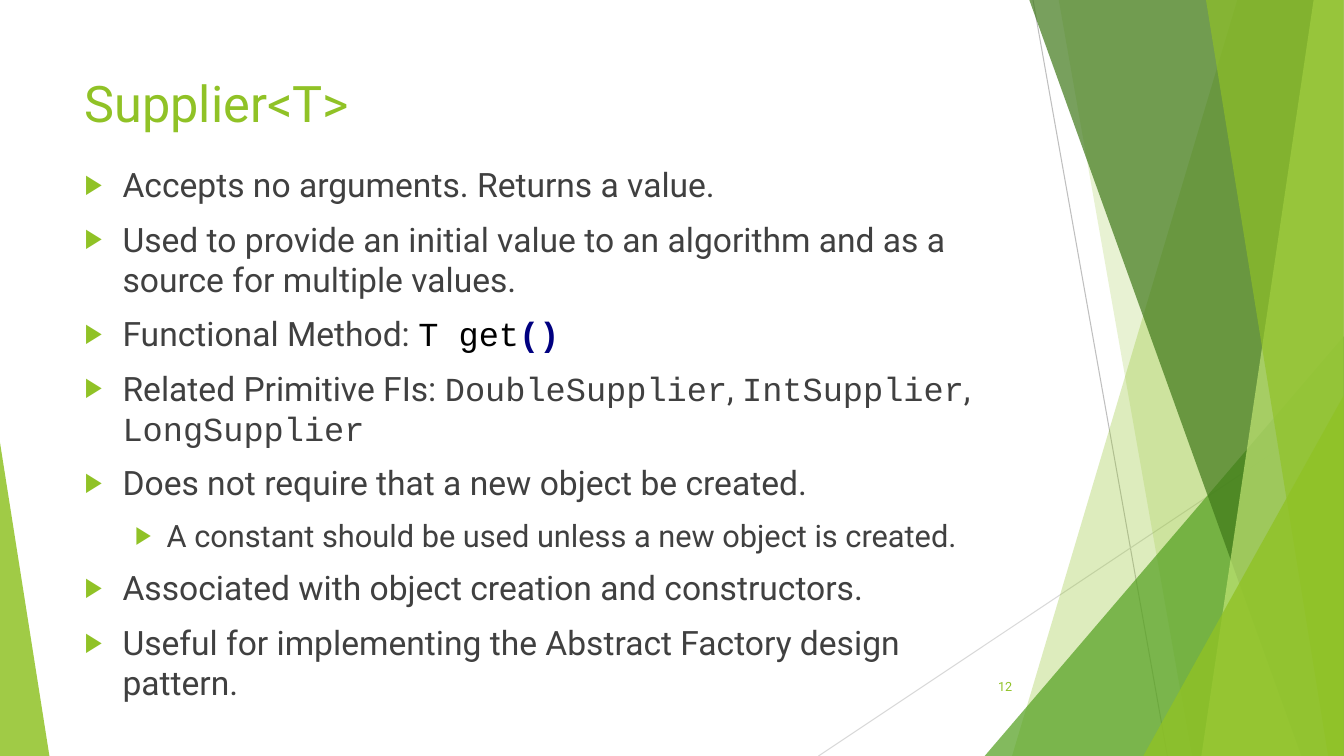
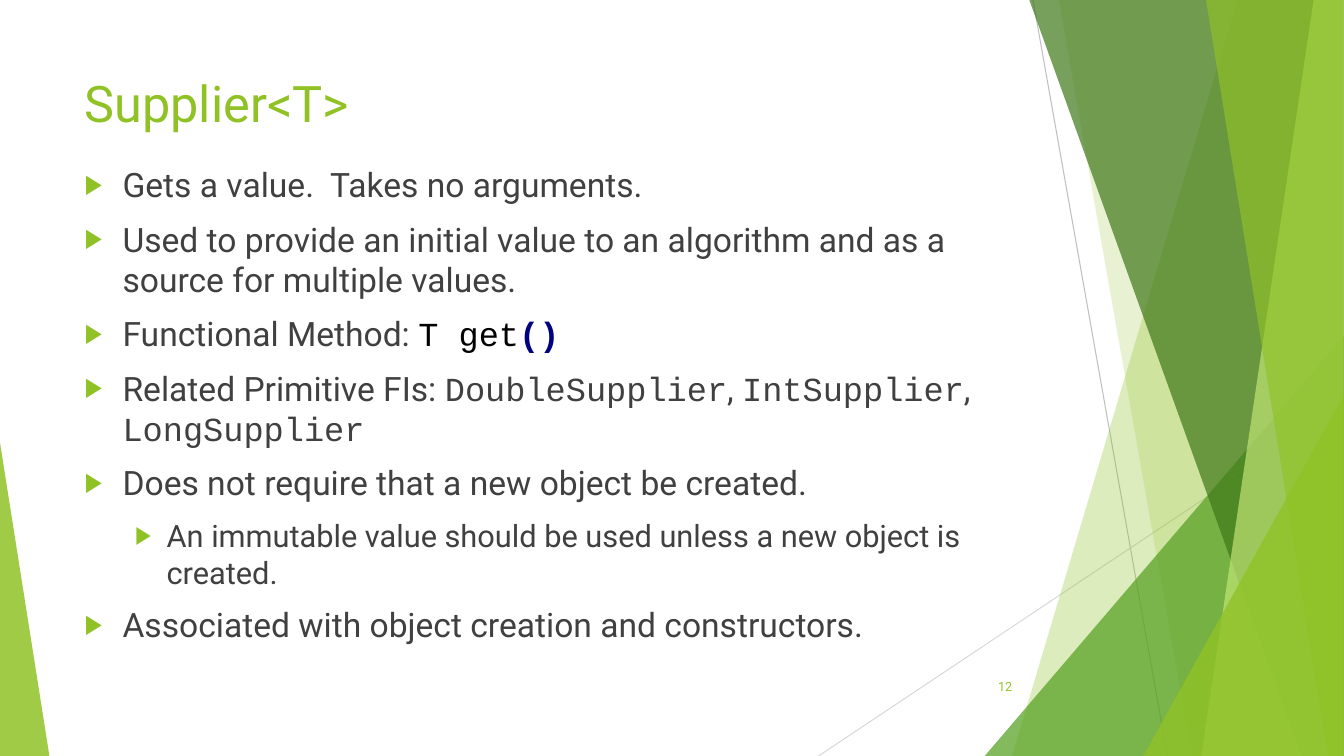
Before and after one commit to RichardRoda/2017-CodePaLOUsa-Lambda, a slide deck: slide 12 of Learning to Love the Lambda in the Stream.pptx. Drawn at 1344x756 pixels with LibreOffice and Linux fonts; fonts in the diff are those of the drawing. Boxes give left, top, right and bottom in pixels: in the first picture for what was removed or moved away, otherwise in the second. Text is boxed around its words. In the diff, an @@ line names an element or a change of style, - is before the commit and + after.

```diff
--- a/Learning to Love the Lambda in the Stream.pptx
+++ b/Learning to Love the Lambda in the Stream.pptx
@@ text at [123, 172, 643, 204]: text changed @@
-▶ Accepts no arguments. Returns a value.
+▶ Gets a value. Takes no arguments.
@@ text at [167, 524, 960, 585]: text changed @@
-  ▶ A constant should be used unless a new object is created.
+  ▶ An immutable value should be used unless a new object is created.
@@ text at [123, 629, 900, 702]: paragraph removed @@
-▶ Useful for implementing the Abstract Factory design pattern.
```
Also in this commit, not shown: 16 other slides changed, 1 slide added.
